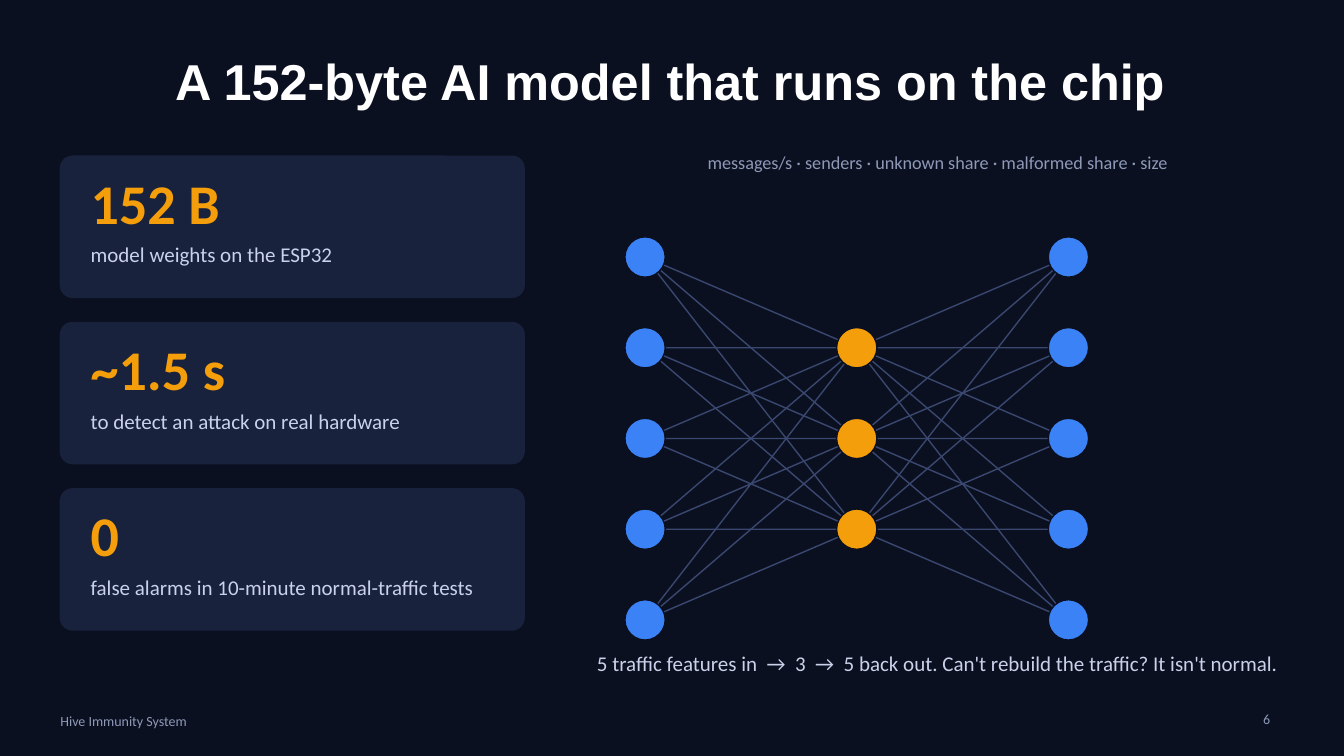
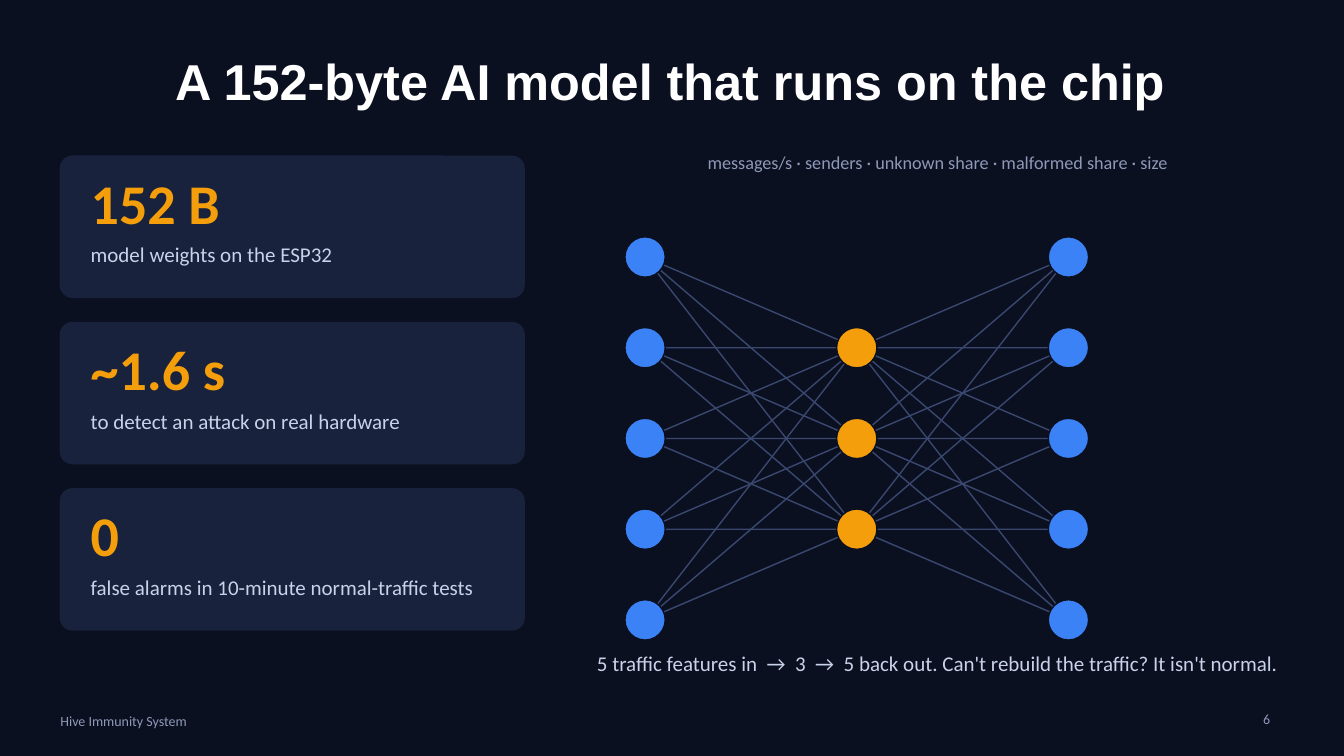
Before and after one commit to prayag-1771/Hive-Immunity-System, a slide deck: slide 6 of docs/Hive-pitch.pptx. Drawn at 1344x756 pixels with LibreOffice and Linux fonts; fonts in the diff are those of the drawing. Boxes give left, top, right and bottom in pixels: in the first picture for what was removed or moved away, otherwise in the second. Text is boxed around its words. In the diff, an @@ line names an element or a change of style, - is before the commit and + after.

```diff
--- a/docs/Hive-pitch.pptx
+++ b/docs/Hive-pitch.pptx
@@ text at [91, 351, 225, 391]: text changed @@
-~1.5 s
+~1.6 s
```
Also in this commit, not shown: 1 other slide changed, 1 other file.
